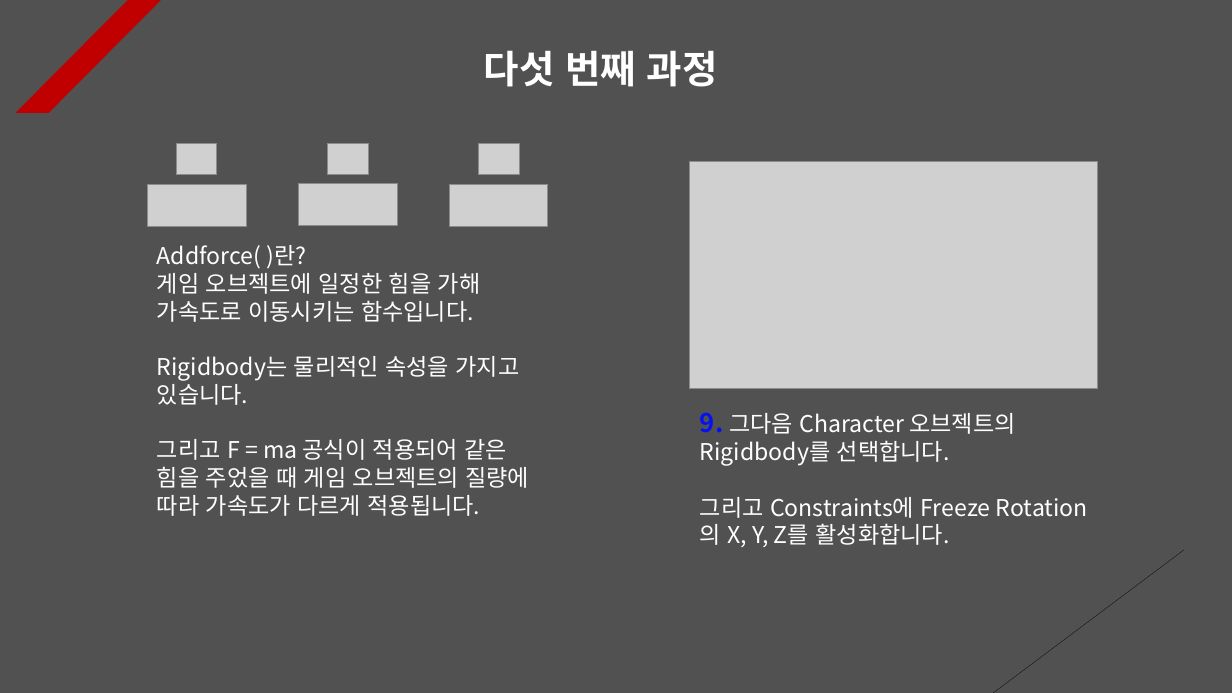
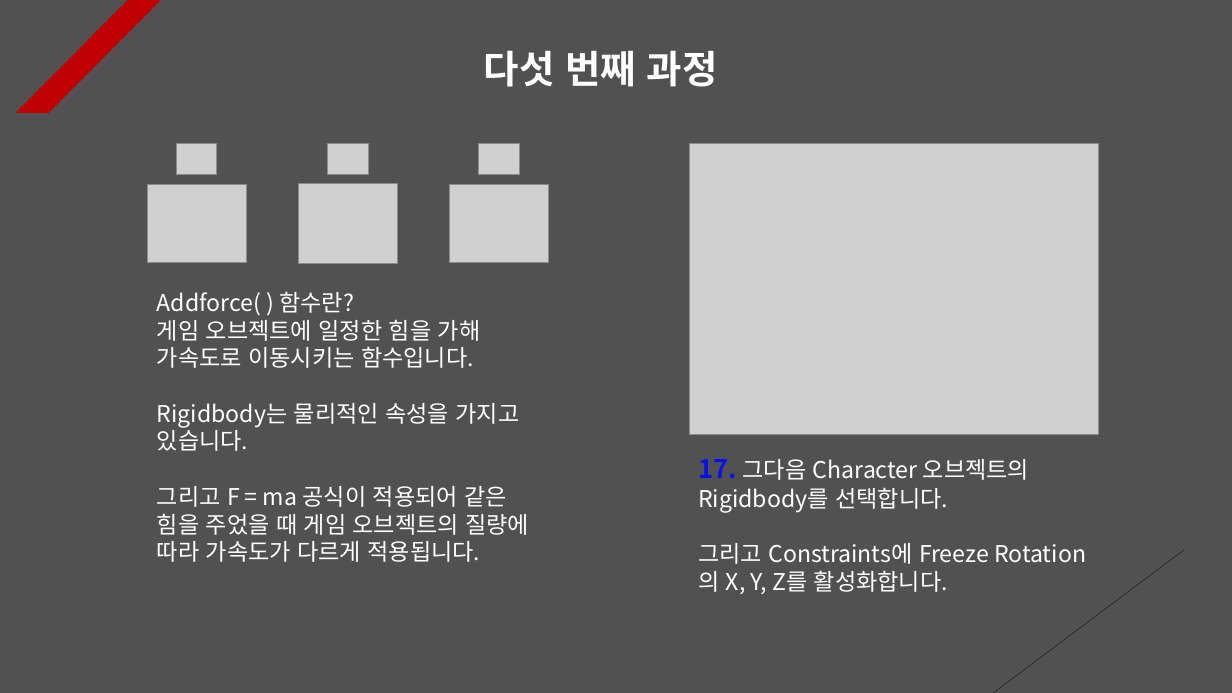
Before and after one commit to Unity2033/3D-UnityEngine, a slide deck: slide 7 of Assets/Class/Collision/PPT Data/Collision Example.pptx. Drawn at 1232x693 pixels with LibreOffice and Linux fonts; fonts in the diff are those of the drawing; grey boxes stand for pictures. Boxes give left, top, right and bottom in pixels: in the first picture for what was removed or moved away, otherwise in the second. Text is boxed around its words. In the diff, an @@ line names an element or a change of style, - is before the commit and + after.

```diff
--- a/Assets/Class/Collision/PPT Data/Collision Example.pptx
+++ b/Assets/Class/Collision/PPT Data/Collision Example.pptx
@@ picture: place and size @@
-picture at (689,162,1098,389)
+picture at (689,143,1098,434)
@@ picture: place and size @@
-picture at (148,185,246,227)
+picture at (148,185,247,262)
@@ picture: place and size @@
-picture at (299,184,396,226)
+picture at (299,184,397,263)
@@ picture: place and size @@
-picture at (450,184,548,226)
+picture at (450,184,549,262)
@@ text "Addforce( ) 함수란?": place and size @@
-text "Addforce( ) 함수란?" at (157,245,529,516)
+text "Addforce( ) 함수란?" at (157,291,529,562)
@@ text at (157,291,354,316): text changed @@
-Addforce( )란?
+Addforce( ) 함수란?
@@ text "17. 그다음 Character 오브젝트의 Rigidbody를 ...": place and size @@
-text "17. 그다음 Character 오브젝트의 Rigidbody를 ..." at (700,412,1015,547)
+text "17. 그다음 Character 오브젝트의 Rigidbody를 ..." at (698,459,1029,594)
@@ text at (698,459,1029,512): text changed @@
-9. 그다음 Character 오브젝트의 Rigidbody를 선택합니다.
+17. 그다음 Character 오브젝트의 Rigidbody를 선택합니다.
```
Also in this commit, not shown: 7 other slides changed, 1 slide removed, 28 other files.
